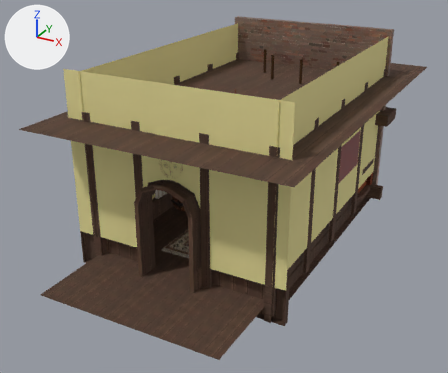
The FBX model Assets/Bar/models/escenariO2bar.fbx: old version first, new version second.
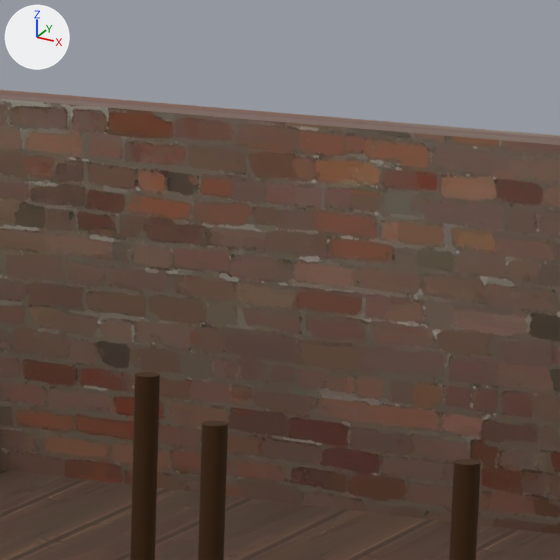
The first picture shows the older version from a camera (50 mm lens) standing at (6.16, -16.39, 7.05) and looking at (-0.81, -3.72, 0.71). The close-ups show the older and then the newer version on the part from 55% to 70% of the width and 2% to 19% of the height of that picture. Only the edits that show in the close-ups are written down. Every picture has the same lights, and +X, +Y and +Z are marked at upper left. Where no turn or scale is listed for an object, it has been applied to the vertices.

Objects in the first close-up: 'deco estanteria', 'deco estanteria.009', 'deco estanteria.011', 'pared fondo', 'techo'.
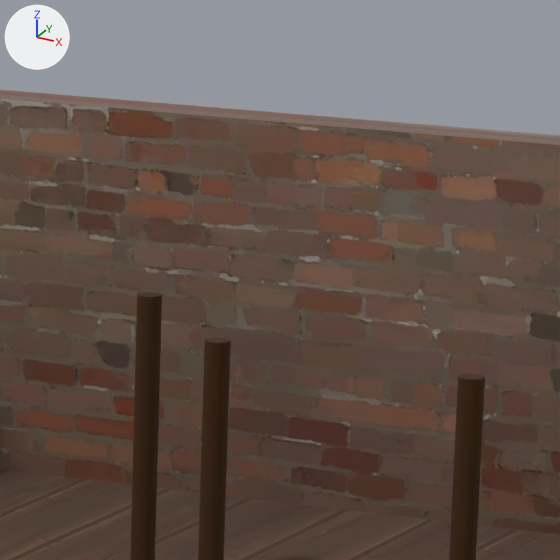
Where the newer file only moved an object's origin or applied its transform, the numbers keep the older frame.

The edits, one by one:
Object 'deco estanteria.011' (ob_deco_estanteria_011) moves from (-0.633, -1.859, 2.949) to (-0.633, -1.859, 3.179).
Object 'deco estanteria' (ob_deco_estanteria) moves from (-0.175, -2.385, 2.949) to (-0.175, -2.385, 3.179).
Object 'deco estanteria.009' (ob_deco_estanteria_009) moves from (0.634, -2.516, 2.949) to (0.634, -2.516, 3.179).

Changed parts and their boxes (x1, y1, x2, y2) in the close-ups (560 x 560 px):
'deco estanteria.011', moved: before (130, 372, 160, 560); after (130, 292, 162, 560)
'deco estanteria', moved: before (198, 421, 228, 560); after (198, 338, 231, 560)
'deco estanteria.009', moved: before (449, 459, 481, 560); after (449, 374, 485, 560)
